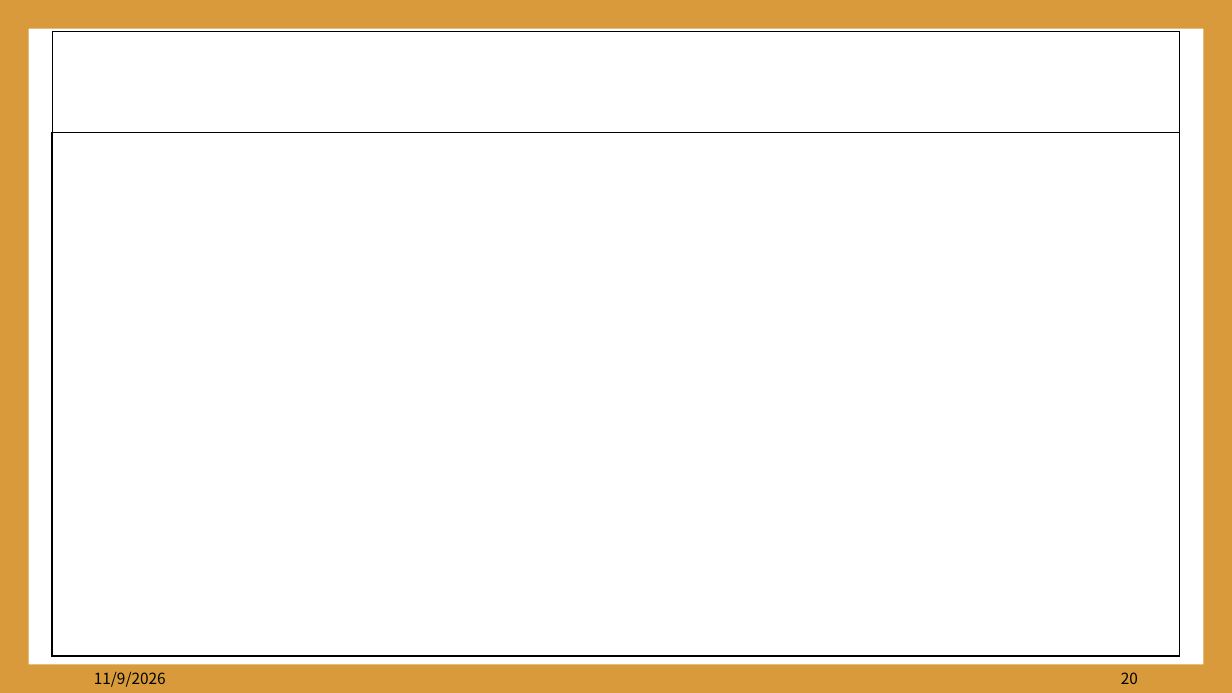
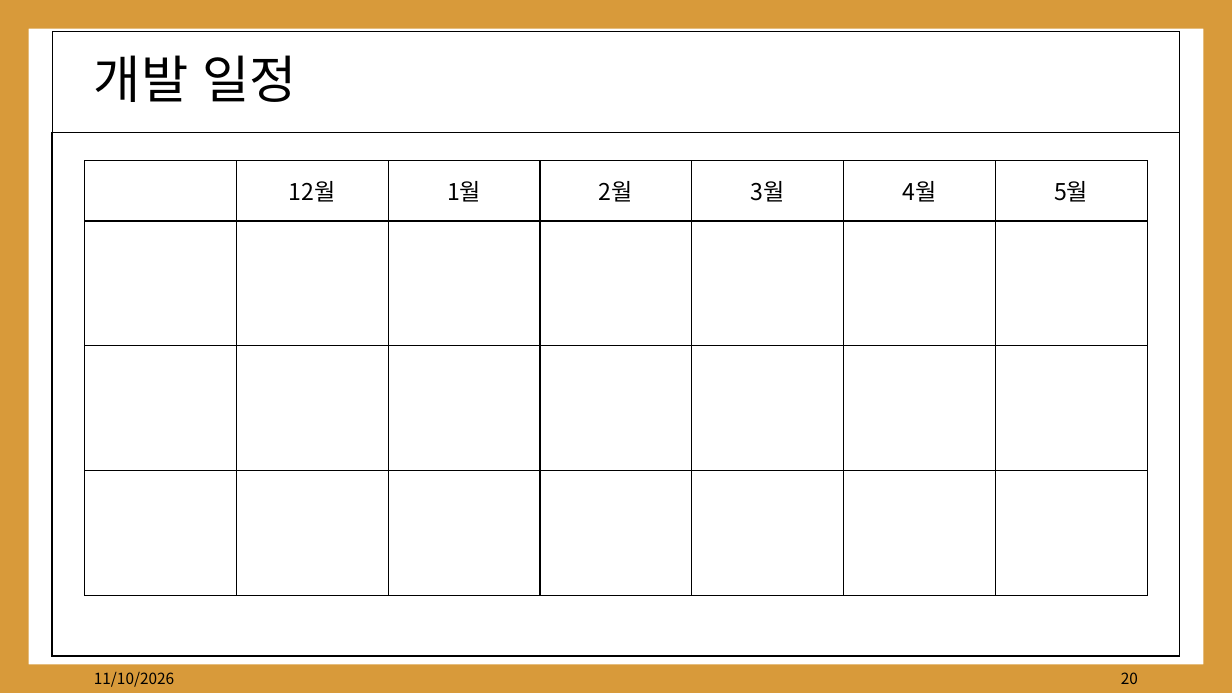
Before and after one commit to kwakyerin/2026_Graduation_Project, a slide deck: slide 20 of documents/HyunahKwon/01_works/01_designing/03_for_pt_professor/3차_배트와달트_정식제안서.pptx. Drawn at 1232x693 pixels with LibreOffice and Linux fonts; fonts in the diff are those of the drawing. Boxes give left, top, right and bottom in pixels: in the first picture for what was removed or moved away, otherwise in the second. Text is boxed around its words. In the diff, an @@ line names an element or a change of style, - is before the commit and + after.

```diff
--- a/documents/HyunahKwon/01_works/01_designing/03_for_pt_professor/3차_배트와달트_정식제안서.pptx
+++ b/documents/HyunahKwon/01_works/01_designing/03_for_pt_professor/3차_배트와달트_정식제안서.pptx
@@ title added at (94, 55, 297, 102), 40 pt, text #000000 @@
+개발 일정
@@ table added at (85, 161, 1146, 596), 4 rows, 7 columns @@
+ | 12월 | 1월 | 2월 | 3월 | 4월 | 5월
+ |  |  |  |  |  | 
+ |  |  |  |  |  | 
+ |  |  |  |  |  | 
@@ text at (94, 672, 174, 687): text changed @@
-11/9/2026
+11/10/2026
```
Also in this commit, not shown: 16 other slides changed, 3 slides added, 2 slides removed, 1 other file.
